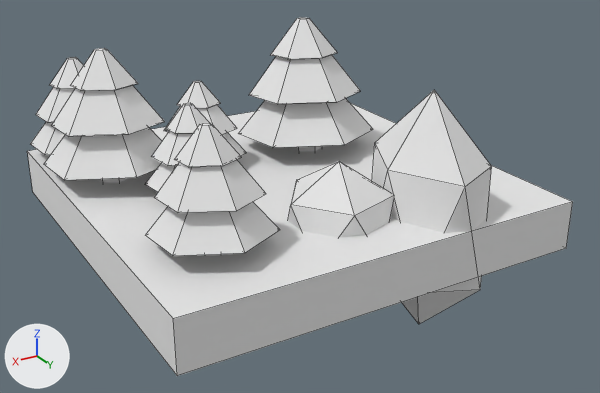
What one commit did to the OBJ model Models/3_0.obj.
Both versions are drawn from a camera (50 mm lens) standing at (1.92, 3.39, 1.67) and looking at (-0.07, 0.08, 0.02). The axes (+X, +Y, +Z) are drawn at lower left. The lights are the same throughout. Mesh edges are drawn as thin lines. Where no turn or scale is listed for an object, it has been applied to the vertices.

In view in the first picture: 'Green_Tile_3'.
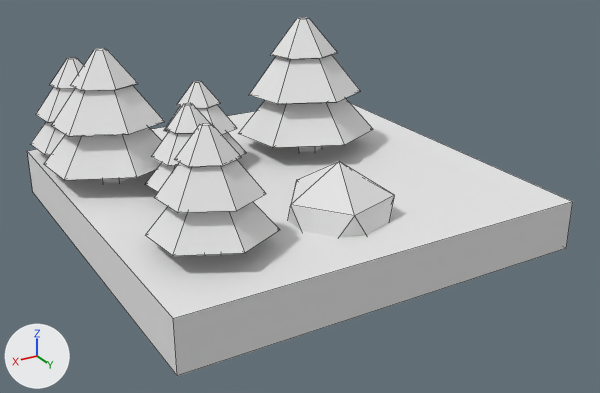
Edits to the scene script, one JSON object a line:
```json
{"block": "me_green_tile_3", "where": "me_green_tile_3.from_pydata(...)  # 320 vertices, 310 faces; spans x -1.0..1.02, y -1.06..1.0, z -0.52..0.81"}
{"block": "me_green_tile_3", "where": "# used by ob_green_tile_3; location = (0.0, 0.0, 0.0)"}
{"block": "me_green_tile_3", "change": "me_green_tile_3 part 1: the loose piece of 12 vertices spanning x -0.62..-0.16, y 0.36..1.0, z -0.52..0.67 is deleted"}
```

What differs and where, as boxes (x1, y1, x2, y2) in the pictures (600 x 393 px):
```json
{"part": 1, "of": "me_green_tile_3", "change": "deleted", "before": [372, 90, 491, 324]}
```
